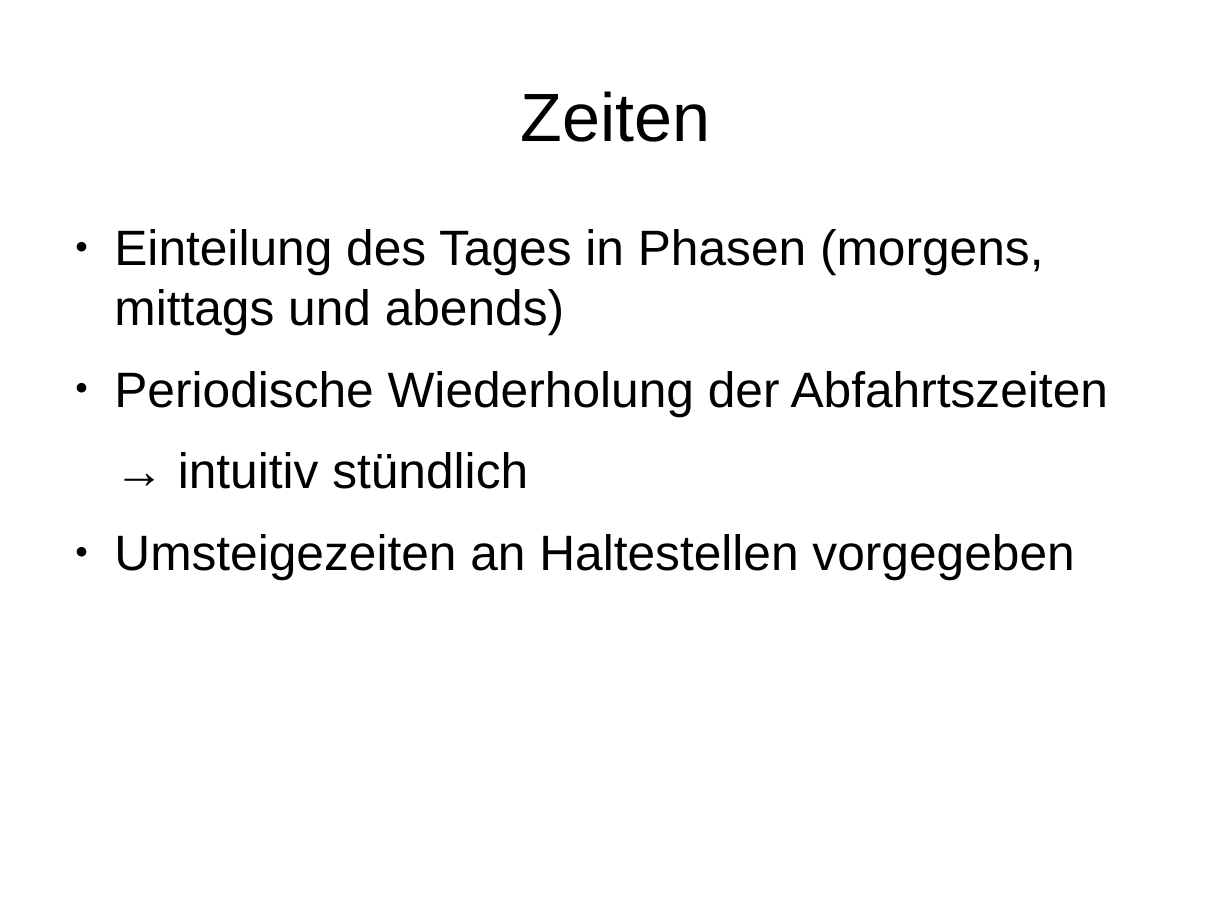
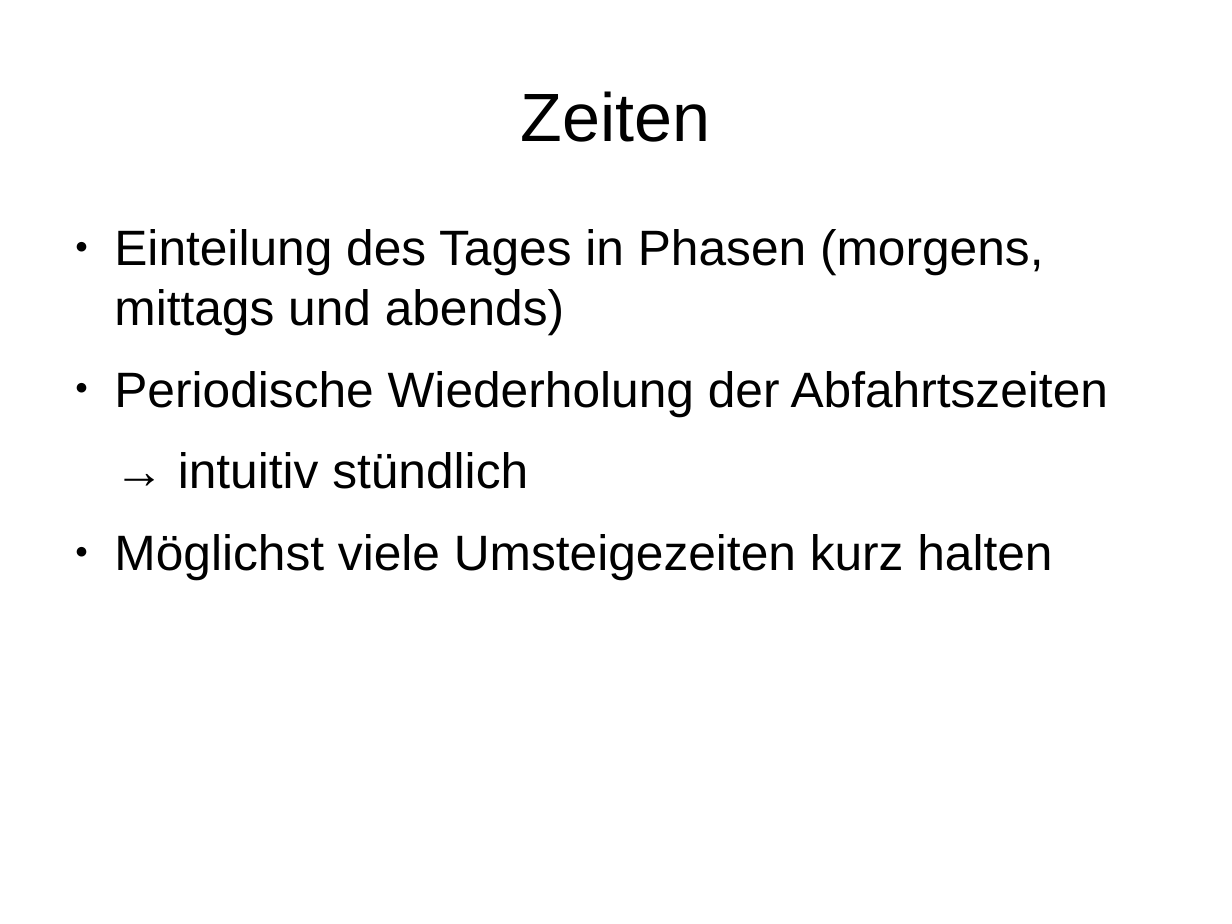
Before and after one commit to alkern/FahrplanASP, a slide deck: slide 9 of docs/presentation.odp. Drawn at 1232x924 pixels with LibreOffice and Linux fonts; fonts in the diff are those of the drawing. Boxes give left, top, right and bottom in pixels: in the first picture for what was removed or moved away, otherwise in the second. Text is boxed around its words. In the diff, an @@ line names an element or a change of style, - is before the commit and + after.

```diff
--- a/docs/presentation.odp
+++ b/docs/presentation.odp
@@ text at <box>114,534,1052,579</box>: text changed @@
-● Umsteigezeiten an Haltestellen vorgegeben
+● Möglichst viele Umsteigezeiten kurz halten
```
Also in this commit, not shown: 1 other slide changed, 2 other files.
